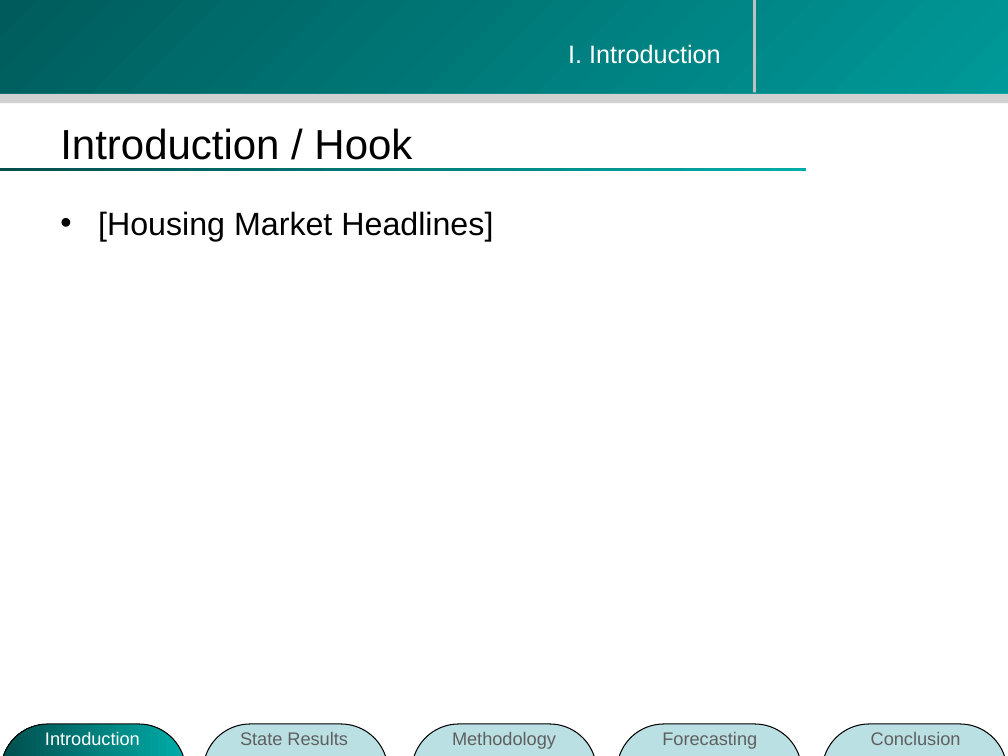
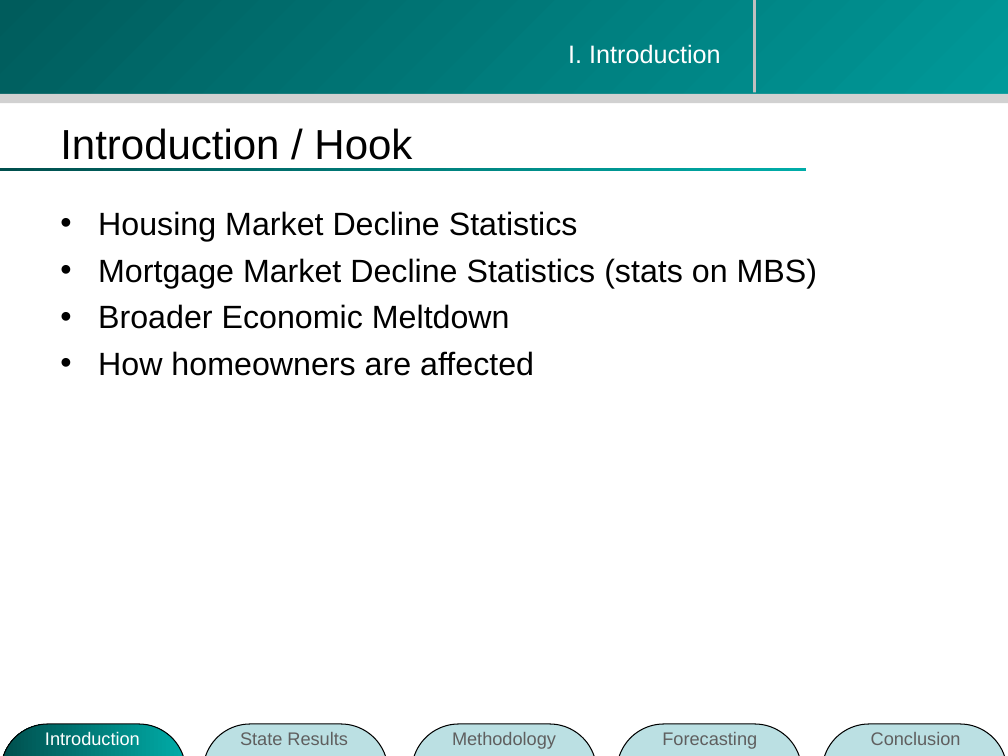
Before and after one commit to zhouzhenghui/svnrepository, a slide deck: slide 3 of SVNRepository/Presentation/M.Eng Final Presentation-take2.ppt. Drawn at 1008x756 pixels with LibreOffice and Linux fonts; fonts in the diff are those of the drawing; background and template pictures are left out. Boxes give left, top, right and bottom in pixels: in the first picture for what was removed or moved away, otherwise in the second. Text is boxed around its words. In the diff, an @@ line names an element or a change of style, - is before the commit and + after.

```diff
--- a/SVNRepository/Presentation/M.Eng Final Presentation-take2.ppt
+++ b/SVNRepository/Presentation/M.Eng Final Presentation-take2.ppt
@@ text at [98,211,817,376]: text changed @@
-• [Housing Market Headlines]
+• Housing Market Decline Statistics
+• Mortgage Market Decline Statistics (stats on MBS)
+• Broader Economic Meltdown
+• How homeowners are affected
```
Also in this commit, not shown: 3 other slides changed, 2 slides added, 1 slide removed.
